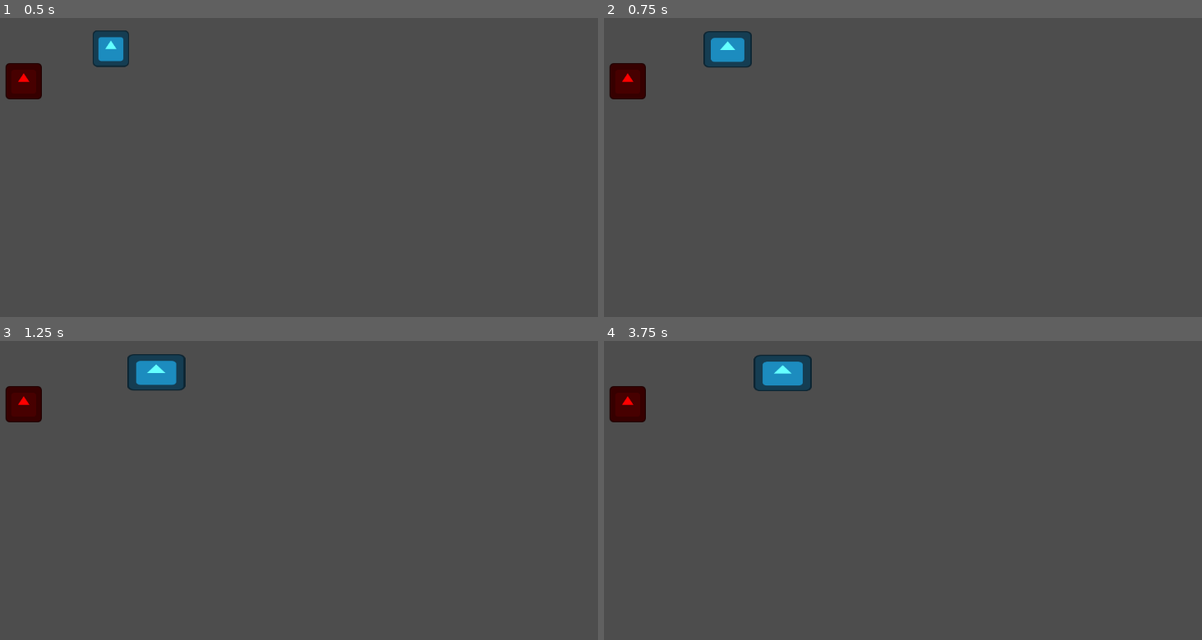
Above: before the commit, frames 1-4 (two rows, left to right).
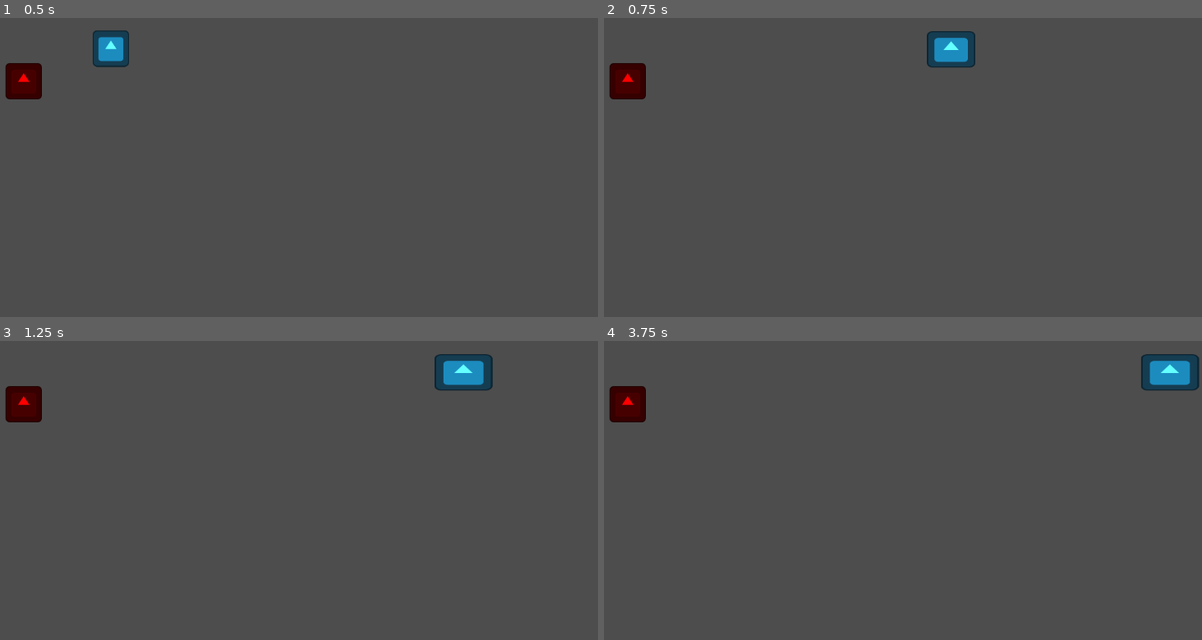
Above: after the commit, the same moments.

Repository: shafayatb/basic-2d-top-down-example
Game: Godot game, scene res://playground.tscn
Same seed, same stepped clock (60 frames per second), same inputs: the game is played once before the commit and once after it. The project has no main scene, so this scene is started directly. The engine's default icon, where the game draws it, is replaced by a stand-in: a white triangle on a blue panel in a dark square.
Inputs:
- Up to frame 1 (0.5 s): no input
- Up to frame 2 (0.75 s): tap Enter at 0.5 s; hold Right (ui_right) from 0.53 s (still down); tap Ctrl (Dash) at 0.6 s
- Up to frame 3 (1.25 s): keep holding Right (ui_right)
- Up to frame 4 (3.75 s): release Right (ui_right) at 1.28 s; hold Down (ui_down) 1.28-2.03 s; tap Ctrl (Dash) every 0.75 s from 1.35 to 3.6 s; hold Right (ui_right) 2.03-2.78 s; hold Up (ui_up) 2.78-3.53 s; hold Left (ui_left) from 3.53 s (still down)

Frame 1 is identical in both runs. In frame 2, 1.9% of the frame differs, in the area x 16-63%, y 4-17%; in frame 3, 2.3%, in the area x 21-83%, y 4-17%; in frame 4, 2.3%.

Commit message:
6c. Moved animation to the states.

Diff:
--- a/node_state_machine/idle_state.gd
+++ b/node_state_machine/idle_state.gd
@@ -2,8 +2,13 @@
 
 class_name IdleState
 
+var player: CharacterBody2D
+
 func enter():
 	print("IDLE STATE")
+	player = state_machine.get_parent()
+	player.playback.travel("Idle")
+	player.animation_tree["parameters/Idle/blend_position"] = player.input_direction
 
 func handle_input(event: InputEvent):
 	if Input.is_action_just_pressed("Dash"):
--- a/node_state_machine/state_machine.gd
+++ b/node_state_machine/state_machine.gd
@@ -12,7 +12,7 @@
 			states[child.name.to_lower()] = child
 			child.state_machine = self
 	if initial_state:
-		change_state(initial_state.name.to_lower())
+		call_deferred("change_state", initial_state.name.to_lower())
 
 func _process(delta: float) -> void:
 	if current_state:
--- a/node_state_machine/walk_state.gd
+++ b/node_state_machine/walk_state.gd
@@ -6,6 +6,12 @@
 const ACCELERATION: float = 18.5
 const FRICTION: float = 22.5
 
+var player: CharacterBody2D
+
+func enter():
+	player = state_machine.get_parent()
+	player.playback.travel("Move")
+
 func physics_update(delta: float):
 	var character = state_machine.get_parent()
 	var direction = Vector2(
@@ -13,11 +19,16 @@
 		Input.get_action_strength("ui_down") - Input.get_action_strength("ui_up")
 	).normalized()
 
-	if direction.x == 0 and direction.y == 0:
-		state_machine.change_state("idlestate")
-		return
+	if direction.length() < 0.1:  # Almost no input
+		var lerp_weight = delta * FRICTION
+		player.velocity = lerp(player.velocity, Vector2.ZERO, lerp_weight)
+		if player.velocity.length() < 5.0:  # Fully stopped
+			state_machine.change_state("idlestate")
+			return
 
-	var lerp_weight = delta * (ACCELERATION if direction else FRICTION)
+	player.input_direction = direction
+	player.animation_tree["parameters/Move/blend_position"] = direction
+	var lerp_weight = delta * ACCELERATION
 	character.velocity = lerp(character.velocity, direction * MAX_SPEED, lerp_weight)
 	character.move_and_slide()
 
--- a/player/player.gd
+++ b/player/player.gd
@@ -1,18 +1,13 @@
 extends CharacterBody2D
-
 
 @onready var animation_tree: AnimationTree = $AnimationTree
 @onready var playback: AnimationNodeStateMachinePlayback = \
 	animation_tree.get("parameters/playback")
 
-const max_speed: int = 100
-const acceleration: int = 9
-const friction: int = 5
-
 var knockback: Vector2 = Vector2.ZERO
 var knockback_timer: float = 0.0
 
-var input: Vector2 = Vector2.ZERO
+var input_direction: Vector2 = Vector2.ZERO
 
 func _ready() -> void:
 	animation_tree.active = true
@@ -23,30 +18,8 @@
 		knockback_timer -= delta
 		if knockback_timer <= 0.0:
 			knockback = Vector2.ZERO
-	else:
-		movement(delta)
 
 	move_and_slide()
-
-	if input != Vector2.ZERO:
-		animation_tree["parameters/conditions/is_moving"] = true
-		animation_tree["parameters/conditions/not_moving"] = false
-	else:
-		animation_tree["parameters/conditions/is_moving"] = false
-		animation_tree["parameters/conditions/not_moving"] = true
-
-
-	animation_tree["parameters/Idle/blend_position"] = input
-	animation_tree["parameters/Move/blend_position"] = input
-
-func movement(delta: float) -> void:
-	input = Vector2(
-		Input.get_action_strength("ui_right") - Input.get_action_strength("ui_left"),
-		Input.get_action_strength("ui_down") - Input.get_action_strength("ui_up")
-	).normalized()
-
-	var lerp_weight = delta * (acceleration if input else friction)
-	velocity = lerp(velocity, input * max_speed, lerp_weight)
 
 func apply_knockback(direction: Vector2, force: float, knockback_duration: float) -> void:
 	knockback = direction * force
--- a/player/player.tscn
+++ b/player/player.tscn
@@ -252,7 +252,6 @@
 shape = SubResource("RectangleShape2D_onrkg")
 
 [node name="StateMachine" type="Node" parent="." node_paths=PackedStringArray("initial_state")]
-process_mode = 4
 script = ExtResource("3_i3pqv")
 initial_state = NodePath("IdleState")
 metadata/_custom_type_script = "uid://c862gema2tgoo"
Not shown, changed: player/player.gd.uid
Not shown: 1 places in player/player.tscn that only renumber resources
